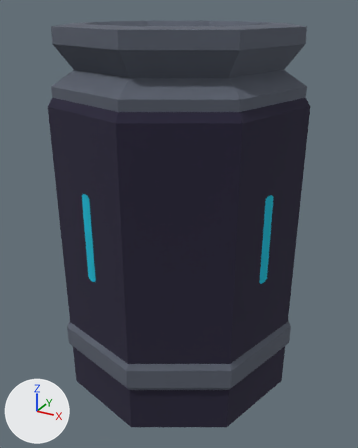
The FBX model Assets/Art/Asset/Map/Props/barilleA.fbx, before and after one commit.
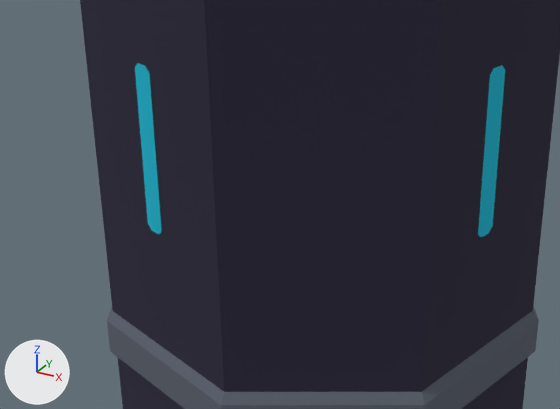
There are two pictures of each version: one whole from a 50 mm lens placed at (0.502, -0.913, 0.875), pointed at (0.001, -0.001, 0.419), one close up on the part from 3% to 84% of the width and 36% to 83% of the height. Every picture has the same lights, and +X, +Y and +Z are marked at lower left. The first two pictures are the older version.

The first close-up shows 'barilleA'.
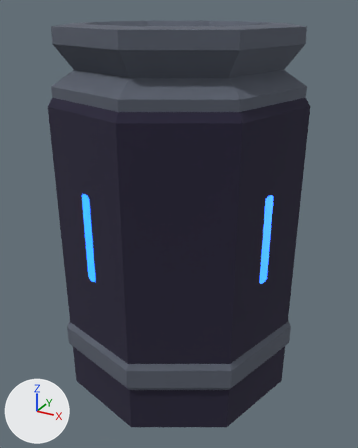
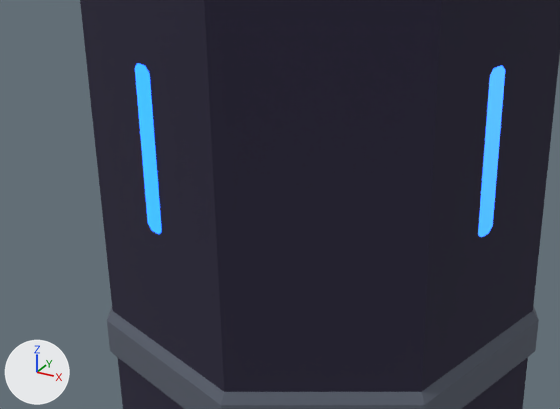
Commit message: add : emmisive mesh

Pixel boxes [x1, y1, x2, y2] of what changed, in the close-ups (560 x 409 px):
```json
{"part": 1, "of": "me_cube_146", "change": "recoloured", "before": [135, 63, 162, 234], "after": [135, 63, 162, 234], "on screen": "cyan to blue"}
{"part": 2, "of": "me_cube_146", "change": "recoloured", "before": [478, 65, 505, 237], "after": [478, 65, 505, 237], "on screen": "cyan to blue"}
```

Edits to the scene script, one JSON object a line:
```json
{"op": "add", "block": "mat_emmisivebleu", "code": ["mat_emmisivebleu = principled_material('emmisiveBleu')", "mat_emmisivebleu.base_color = (0.00373, 0.296, 0.8)  # blue #0c94e7", "mat_emmisivebleu.emission_color = (0.00866, 0.0731, 0.724)  # blue #174cdd", "mat_emmisivebleu.emission_strength = 4.9"]}
{"block": "me_cube_146", "where": "me_cube_146.from_pydata(...)  # 174 vertices, 152 faces; spans x -0.272..0.272, y -0.272..0.272, z 0.0..0.845"}
{"block": "me_cube_146", "where": "# used by ob_barillea; location = (0.0, 0.0, 0.0)"}
{"block": "me_cube_146", "change": "me_cube_146 part 1: 8 of the faces centred in x -0.074..-0.063, y -0.239..-0.235, z 0.372..0.552 switch from mat_plalette (picture img_palette_polygon_scifi_16x16_png) to mat_emmisivebleu (blue #0c94e7, glowing blue #174cdd)"}
{"block": "me_cube_146", "change": "me_cube_146 part 2: 8 of the faces centred in x 0.232..0.236, y -0.084..-0.072, z 0.372..0.552 switch from mat_plalette (picture img_palette_polygon_scifi_16x16_png) to mat_emmisivebleu (blue #0c94e7, glowing blue #174cdd)"}
```
